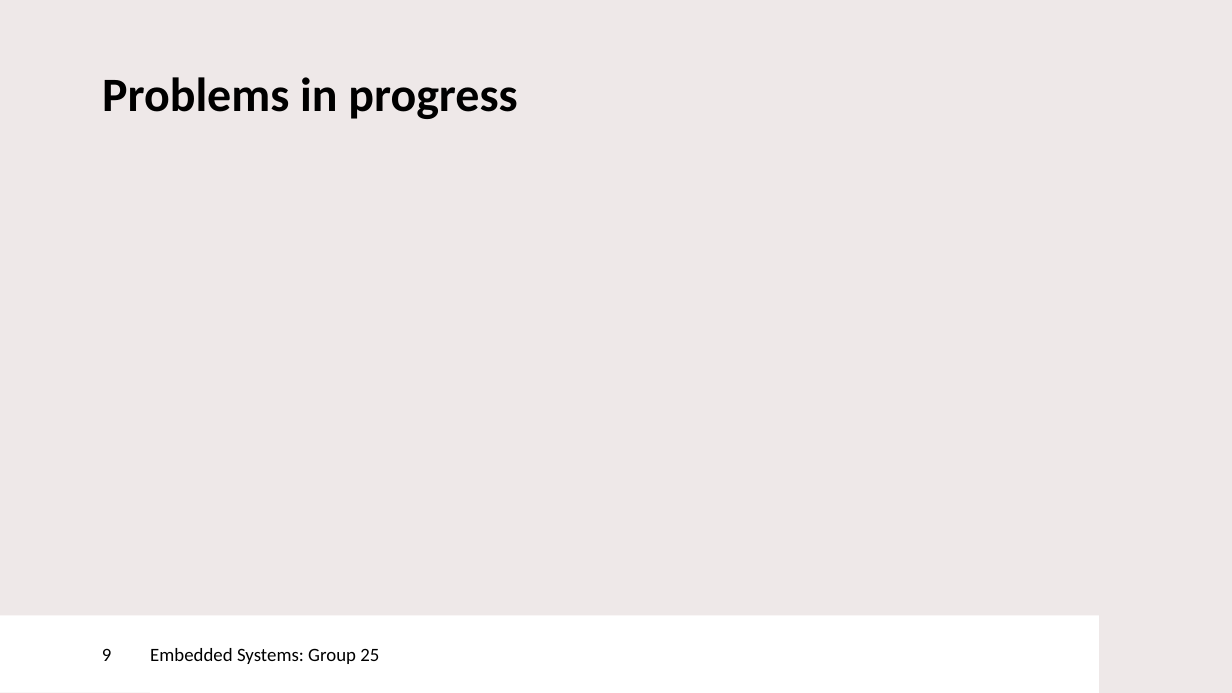
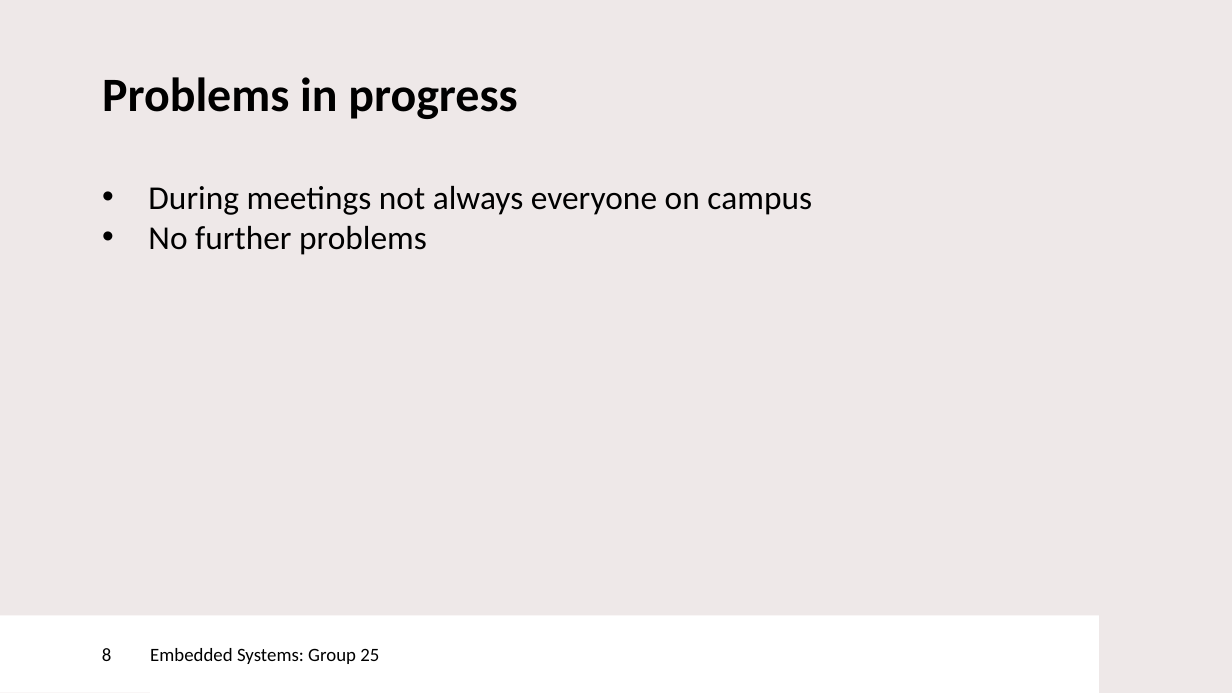
Before and after one commit to ismailelmasry/Embedded_system_group25, a slide deck: slide 8 of Sprint2/week3/interim presentation.pptx (slide 9 before the commit). Drawn at 1232x693 pixels with LibreOffice and Linux fonts; fonts in the diff are those of the drawing; background and template pictures are left out. Boxes give left, top, right and bottom in pixels: in the first picture for what was removed or moved away, otherwise in the second. Text is boxed around its words. In the diff, an @@ line names an element or a change of style, - is before the commit and + after.

```diff
--- a/Sprint2/week3/interim presentation.pptx
+++ b/Sprint2/week3/interim presentation.pptx
@@ text added at [148,186,812,255], 19.5 pt, text #000000 @@
+• During meetings not always everyone on campus
+• No further problems
@@ page number at [102,648,112,661]: text changed @@
-9
+8
```
Also in this commit, not shown: 1 other slide changed, 1 slide removed.
